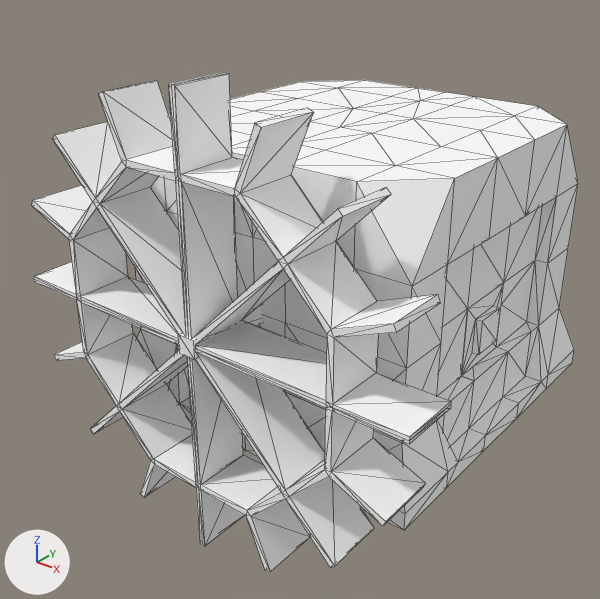
What one commit did to the OBJ model src/main/resources/assets/allomancy/models/block/metal_extractor.obj.
Camera for both pictures: a 50 mm camera at (8.81, -6.72, 6.71) aimed at (2.26, 1.46, 1.64). Every picture has the same lights, and +X, +Y and +Z are marked at lower left. Mesh edges are drawn as thin lines. Where no turn or scale is listed for an object, it has been applied to the vertices. Vertices at the same position are counted once.

The scene before the commit, as lines of its bpy script (objects in view):
```python
me_metal_extractor = bpy.data.meshes.new('metal_extractor')
me_metal_extractor.from_pydata(...)  # 760 vertices, 1572 faces; spans x -0.5..5.5, y -0.94..5.0, z -1.0..5.0
# faces by material slot: [532, 844, 120, 76]
me_metal_extractor.materials.append(mat_wood)  # white #ffffff
me_metal_extractor.materials.append(mat_frame)  # white #ffffff
me_metal_extractor.materials.append(mat_grinder)  # white #ffffff
me_metal_extractor.materials.append(mat_glass)  # white #ffffff
ob_metal_extractor = bpy.data.objects.new('metal_extractor', me_metal_extractor)
ob_metal_extractor.location = (0.0, 0.0, 0.0)
```
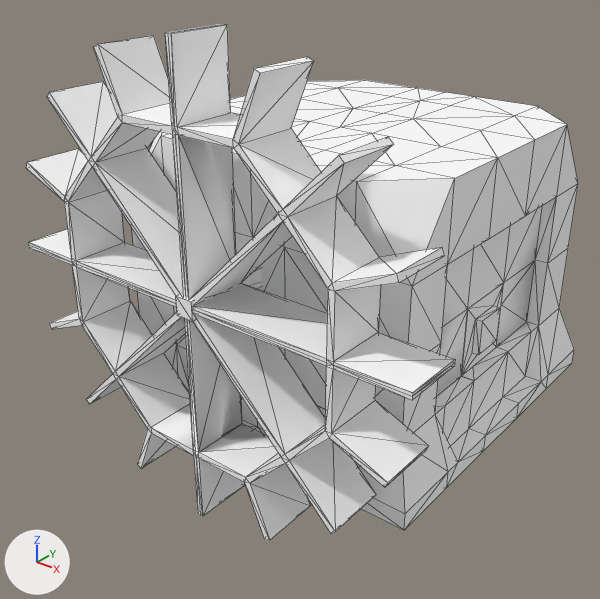
Pixel boxes (x1, y1, x2, y2) of what changed, in the pictures (600 x 599 px; the box of a moved part takes in the faces that stretch with it):
```json
{"object": "metal_extractor", "change": "reshaped", "before": [32, 73, 578, 572], "after": [26, 24, 578, 540]}
{"part": 1, "of": "me_metal_extractor", "change": "moved or reshaped", "before": [178, 305, 262, 360], "after": [176, 268, 261, 322]}
{"part": 2, "of": "me_metal_extractor", "change": "moved or reshaped", "before": [32, 73, 451, 572], "after": [26, 24, 455, 540]}
```

Edits to the scene script, one JSON object a line:
```json
{"block": "me_metal_extractor", "where": "me_metal_extractor.from_pydata(...)  # 760 vertices, 1572 faces; spans x -0.5..5.5, y -0.94..5.0, z -1.0..5.0"}
{"block": "me_metal_extractor", "where": "# used by ob_metal_extractor; location = (0.0, 0.0, 0.0)"}
{"block": "me_metal_extractor", "change": "me_metal_extractor part 1: the loose piece of 8 vertices spanning x 2.38..2.62, y -0.94..0.66, z 1.88..2.12 is moved by (0.0, 0.0, 0.5)"}
{"block": "me_metal_extractor", "change": "me_metal_extractor part 2: the loose piece of 242 vertices spanning x -0.5..5.5, y -0.9..-0.1, z -1.0..5.0 is moved by (0.0, 0.0, 0.5)"}
```
